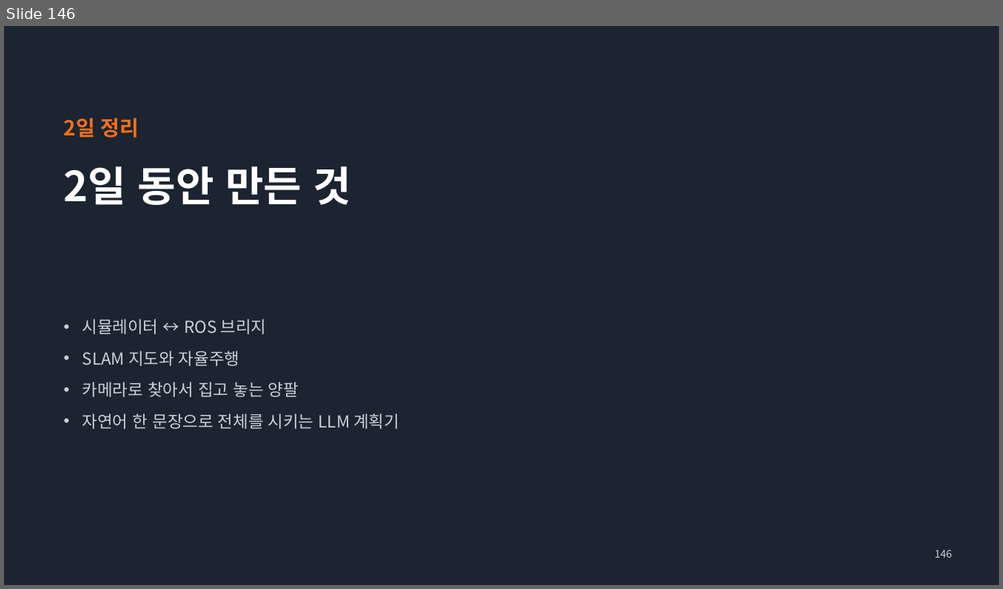
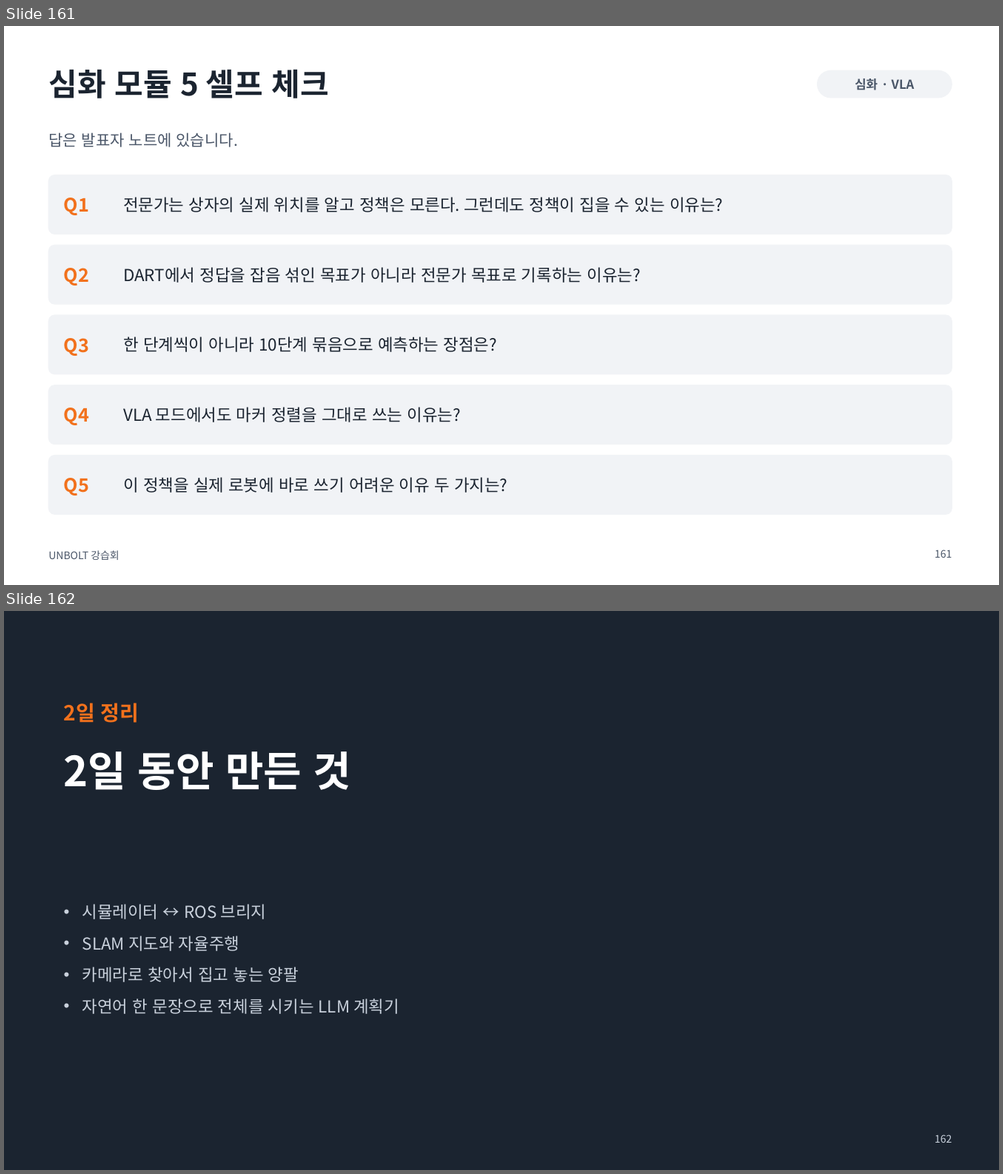
Before and after one commit to sejiny3/AIRLAB, a slide deck: workshop/slides/UNBOLT_workshop.pptx. Shown one above the other, each under a label of ours: slide 146 before the commit, slides 161 and 162 after it. The pictures are 1003x589 and 1003x1174 pixels, drawn with LibreOffice and Linux fonts; fonts in the diff are those of the drawing. Boxes give left, top, right and bottom in pixels: in the first picture for what was removed or moved away, otherwise in the second. Text is boxed around its words. In the diff, an @@ line names an element or a change of style, - is before the commit and + after.

```diff
--- a/workshop/slides/UNBOLT_workshop.pptx
+++ b/workshop/slides/UNBOLT_workshop.pptx
@@ slide 161 added at (4, 26, 999, 585), background #FFFFFF @@
@@ title added at (48, 69, 329, 99), 30 pt, text #1B2430, bold @@
+심화 모듈 5 셀프 체크
@@ rounded rectangle added at (817, 70, 951, 98), fill #F1F3F6, outline #F1F3F6 1 pt @@
@@ text added at (854, 79, 914, 90), 12 pt, text #4A5668, bold @@
+심화 · VLA
@@ text added at (49, 133, 238, 147), 15 pt, text #4A5668 @@
+답은 발표자 노트에 있습니다.
@@ rounded rectangle added at (48, 175, 951, 234), fill #F1F3F6, outline #F1F3F6 1 pt @@
@@ text added at (64, 198, 89, 215), 18 pt, text #F2711C, bold @@
+Q1
@@ text added at (123, 197, 723, 212), 16 pt, text #1B2430 @@
+전문가는 상자의 실제 위치를 알고 정책은 모른다. 그런데도 정책이 집을 수 있는 이유는?
@@ rounded rectangle added at (48, 245, 951, 304), fill #F1F3F6, outline #F1F3F6 1 pt @@
@@ text added at (64, 268, 89, 286), 18 pt, text #F2711C, bold @@
+Q2
@@ text added at (123, 267, 640, 283), 16 pt, text #1B2430 @@
+DART에서 정답을 잡음 섞인 목표가 아니라 전문가 목표로 기록하는 이유는?
@@ rounded rectangle added at (48, 315, 951, 375), fill #F1F3F6, outline #F1F3F6 1 pt @@
@@ text added at (64, 338, 89, 356), 18 pt, text #F2711C, bold @@
+Q3
@@ text added at (123, 337, 497, 352), 16 pt, text #1B2430 @@
+한 단계씩이 아니라 10단계 묶음으로 예측하는 장점은?
@@ rounded rectangle added at (48, 386, 951, 445), fill #F1F3F6, outline #F1F3F6 1 pt @@
@@ text added at (64, 408, 89, 426), 18 pt, text #F2711C, bold @@
+Q4
@@ text added at (123, 407, 461, 423), 16 pt, text #1B2430 @@
+VLA 모드에서도 마커 정렬을 그대로 쓰는 이유는?
@@ rounded rectangle added at (48, 456, 951, 514), fill #F1F3F6, outline #F1F3F6 1 pt @@
@@ text added at (64, 478, 89, 496), 18 pt, text #F2711C, bold @@
+Q5
@@ text added at (123, 477, 507, 493), 16 pt, text #1B2430 @@
+이 정책을 실제 로봇에 바로 쓰기 어려운 이유 두 가지는?
@@ text added at (48, 551, 119, 560), 10 pt, text #4A5668 @@
+UNBOLT 강습회
@@ page number added at (934, 550, 951, 558), 10 pt, text #4A5668 @@
+161
@@ what was slide 146 is now slide 162 @@
@@ page number at (934, 1135, 951, 1143): text changed @@
-146
+162
```
Also in this commit, not shown: 15 other slides added, 34 other files.
